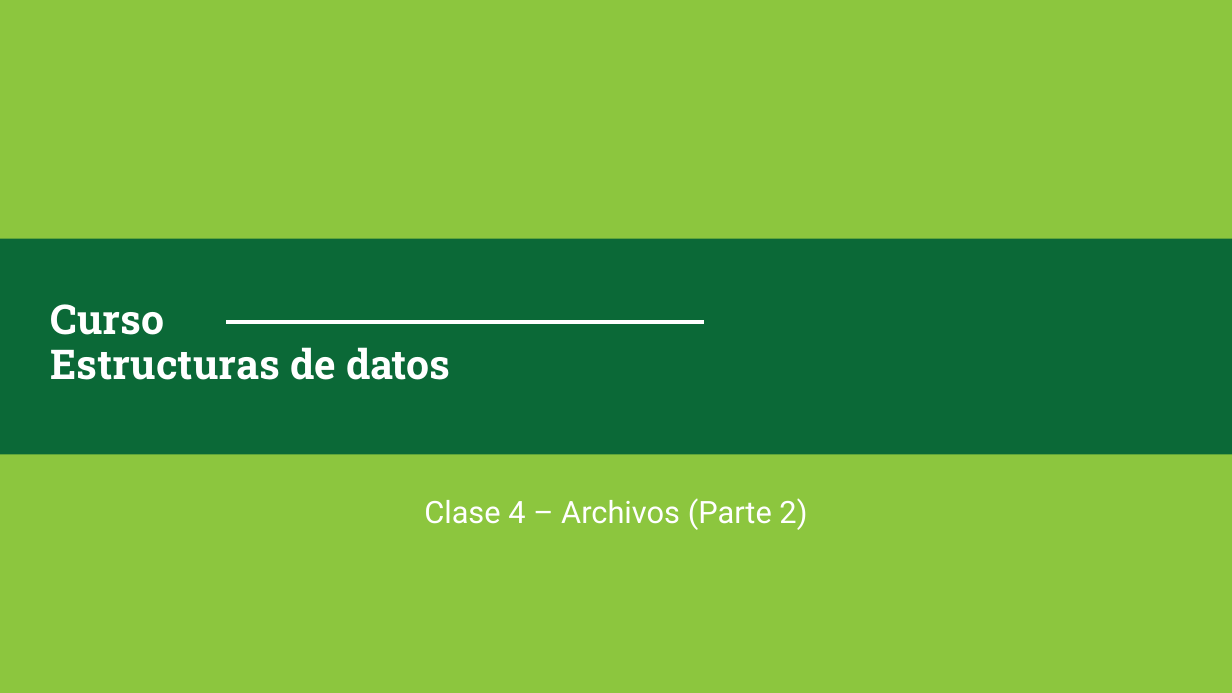
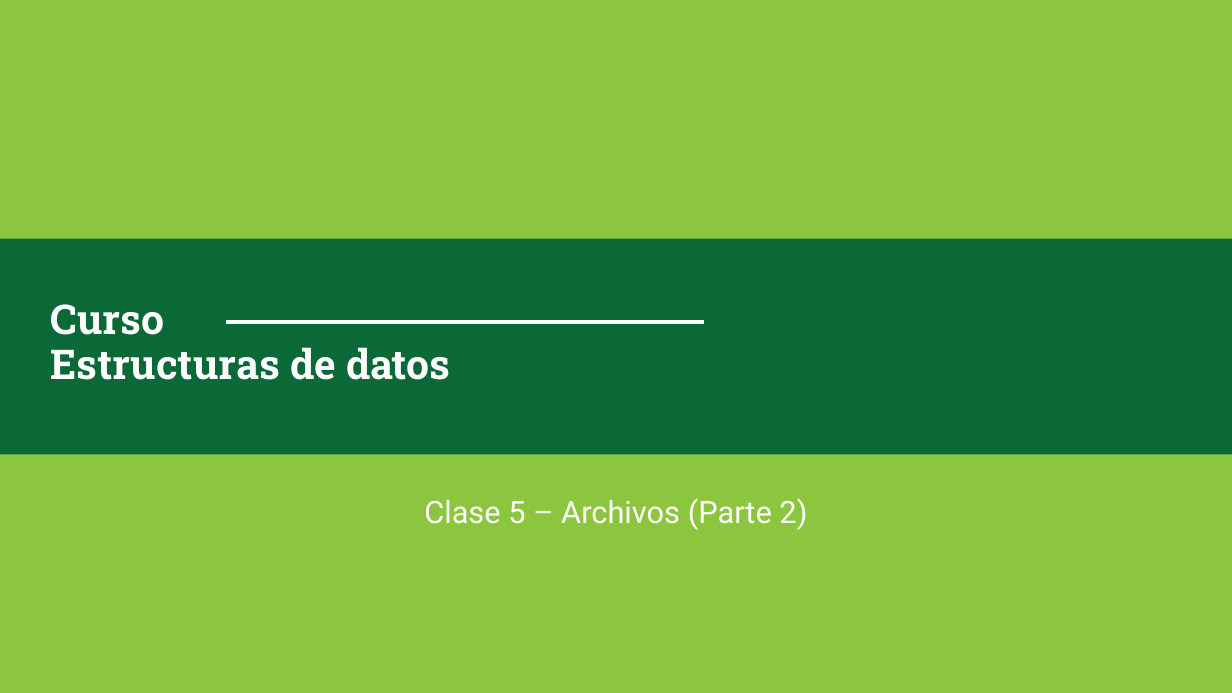
Before and after one commit to DS-UdeA/2026-1, a slide deck: slide 1 of slides/clase_05/clase5.pptx. Drawn at 1232x693 pixels with LibreOffice and Linux fonts; fonts in the diff are those of the drawing; background and template pictures are left out. Boxes give left, top, right and bottom in pixels: in the first picture for what was removed or moved away, otherwise in the second. Text is boxed around its words. In the diff, an @@ line names an element or a change of style, - is before the commit and + after.

```diff
--- a/slides/clase_05/clase5.pptx
+++ b/slides/clase_05/clase5.pptx
@@ subtitle at (424,498,807,530): text changed @@
-Clase 4 – Archivos (Parte 2)
+Clase 5 – Archivos (Parte 2)
```
Also in this commit, not shown: 1 other slide changed, 4 other files.
